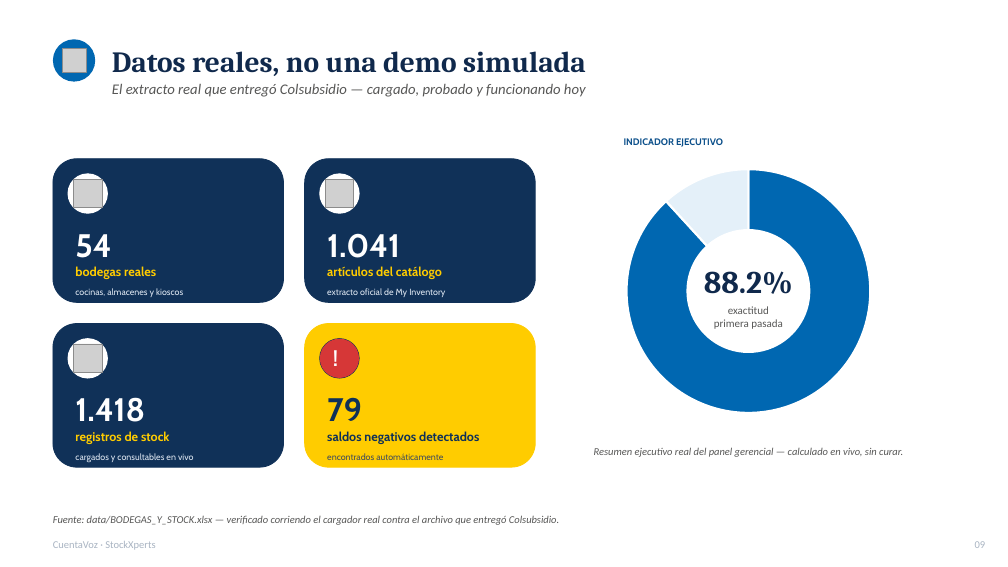
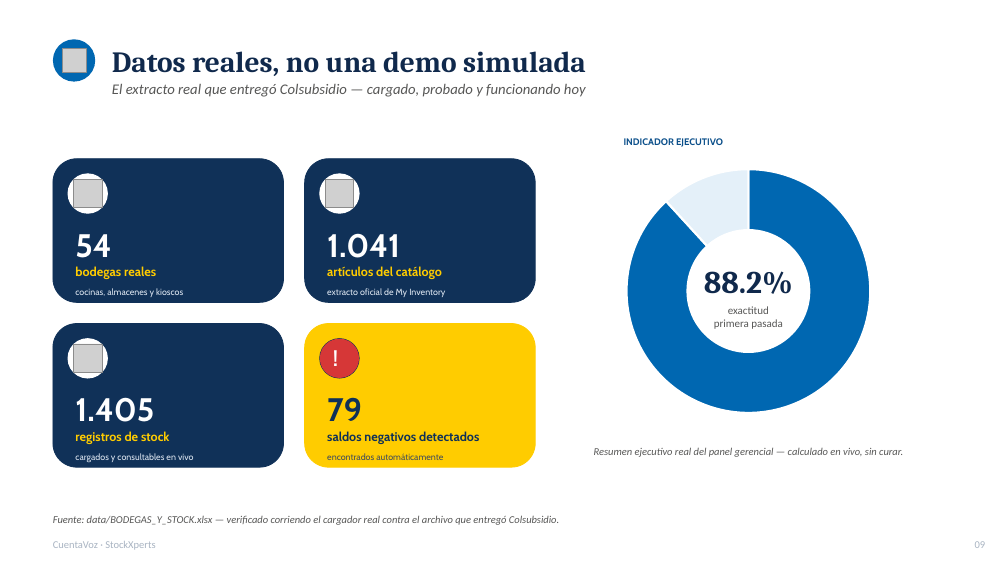
Before and after one commit to lnieto044/cuentavoz, a slide deck: slide 9 of docs/CuentaVoz_Colsubsidio_V2.pptx. Drawn at 1008x567 pixels with LibreOffice and Linux fonts; fonts in the diff are those of the drawing; grey boxes stand for pictures. Boxes give left, top, right and bottom in pixels: in the first picture for what was removed or moved away, otherwise in the second. Text is boxed around its words. In the diff, an @@ line names an element or a change of style, - is before the commit and + after.

```diff
--- a/docs/CuentaVoz_Colsubsidio_V2.pptx
+++ b/docs/CuentaVoz_Colsubsidio_V2.pptx
@@ text at box(75, 397, 154, 422): text changed @@
-1.418
+1.405
```
Also in this commit, not shown: 2 other files.
